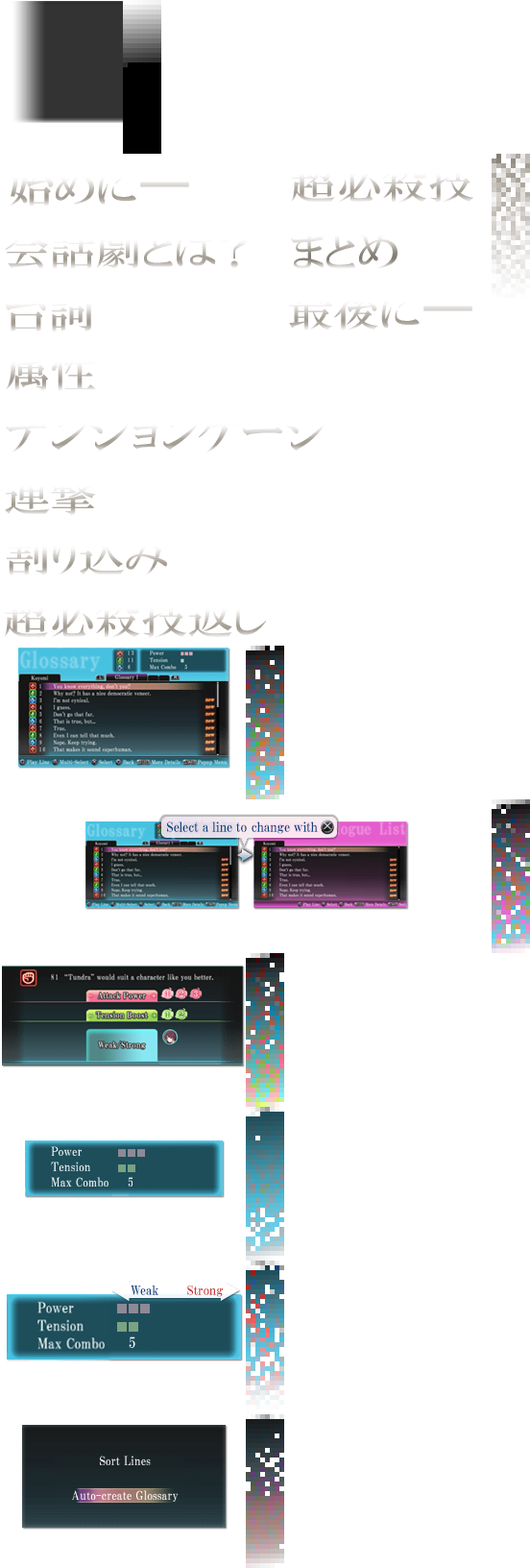
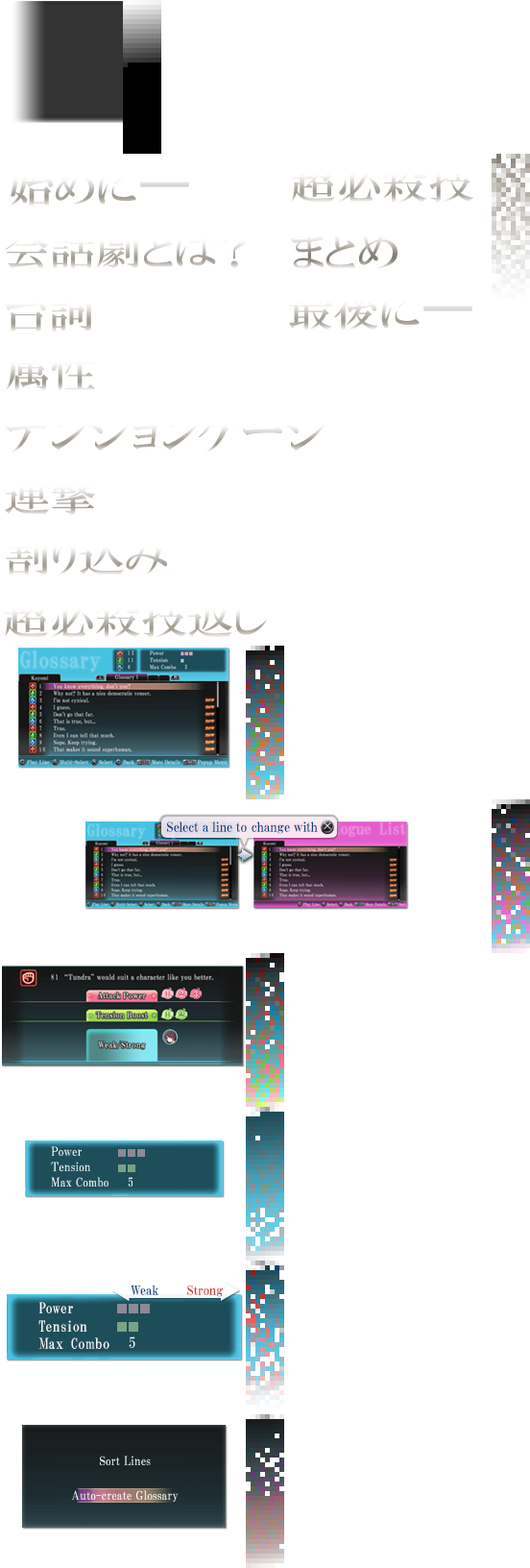
The second 530×1568 image is a revision of the first. Changes to its layers:
added layer "Power Tension Ｍax Coｍbo" (95%) above "Select a line to change with" over [38, 1301, 110, 1349]
painted on "Layer 2" over [85, 821, 89, 840]
added layer "Layer 13" above "Layer 4" over [30, 1294, 110, 1360]
painted on "Layer 4" over [6, 1348, 111, 1362]
painted on "Layer 3" over [85, 821, 89, 841]
